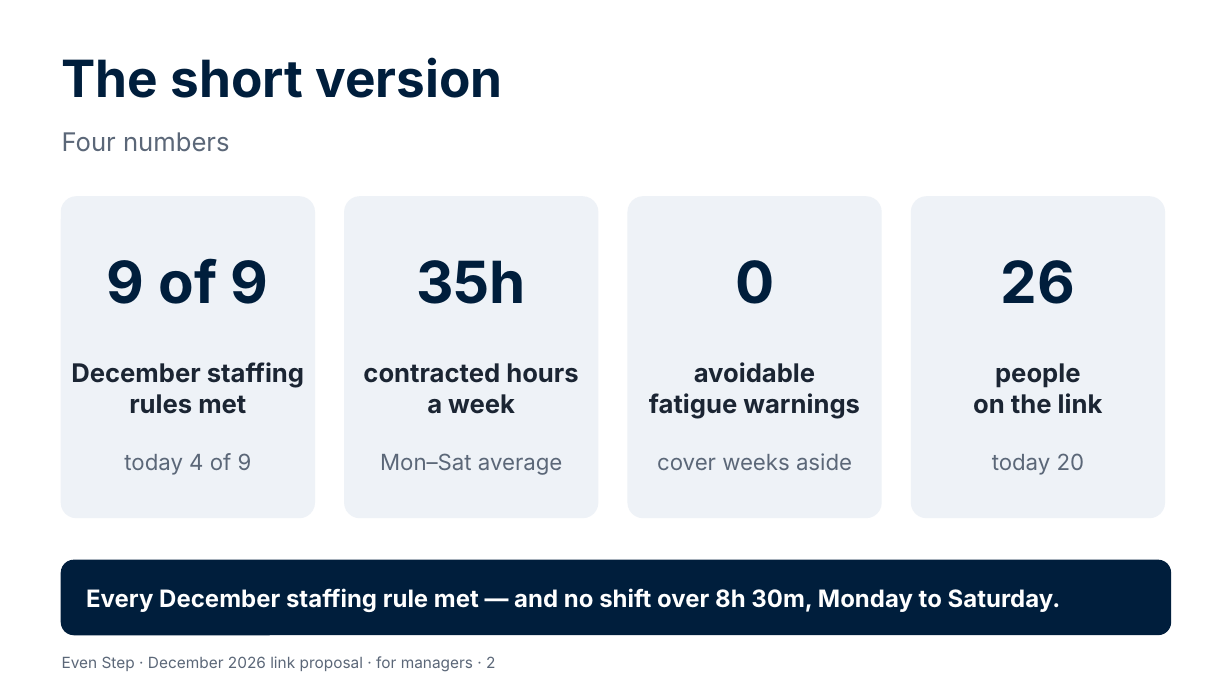
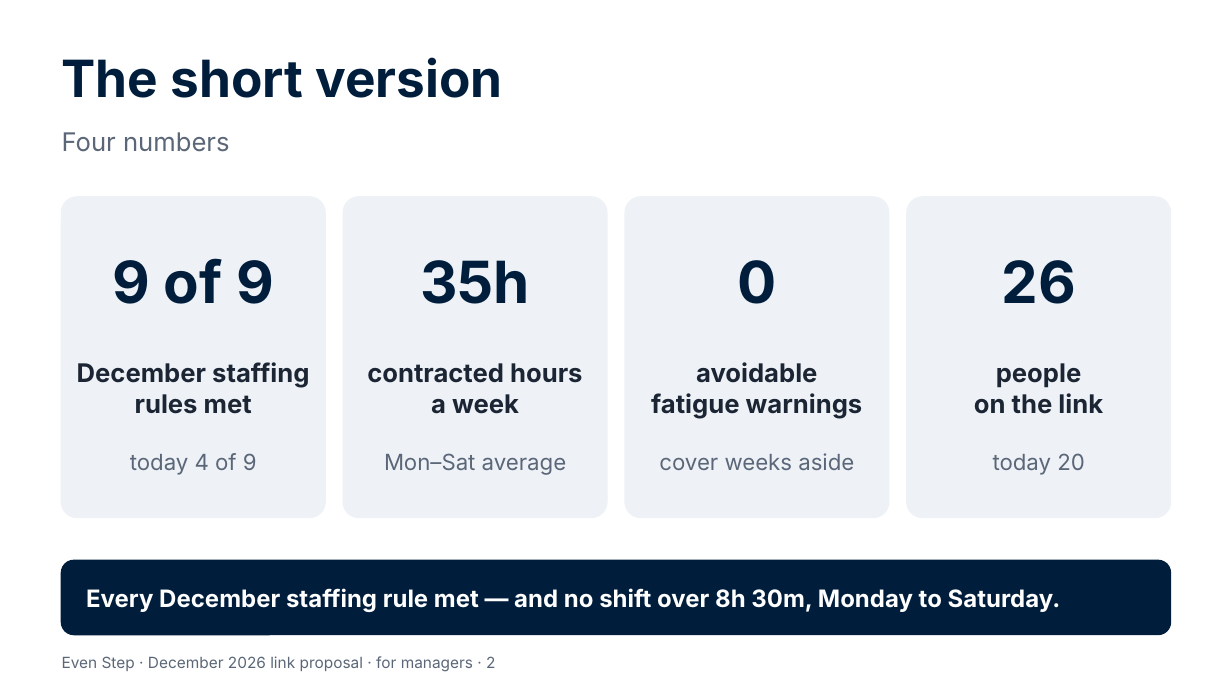
Before and after one commit to Garethdavidmiller/roster-app, a slide deck: slide 2 of docs/links-26/presentations/Even-Step-for-managers.pptx. Drawn at 1232x693 pixels with LibreOffice and Linux fonts; fonts in the diff are those of the drawing. Boxes give left, top, right and bottom in pixels: in the first picture for what was removed or moved away, otherwise in the second. Text is boxed around its words. In the diff, an @@ line names an element or a change of style, - is before the commit and + after.

```diff
--- a/docs/links-26/presentations/Even-Step-for-managers.pptx
+++ b/docs/links-26/presentations/Even-Step-for-managers.pptx
@@ rounded rectangle: place and size @@
-rounded rectangle at (62, 197, 314, 517)
+rounded rectangle at (62, 197, 325, 517)
@@ rounded rectangle: place and size @@
-rounded rectangle at (345, 197, 598, 517)
+rounded rectangle at (344, 197, 607, 517)
@@ rounded rectangle: place and size @@
-rounded rectangle at (628, 197, 881, 517)
+rounded rectangle at (626, 197, 890, 517)
@@ rounded rectangle: place and size @@
-rounded rectangle at (912, 197, 1164, 517)
+rounded rectangle at (907, 197, 1170, 517)
@@ text "9 of 9": place and size @@
-text "9 of 9" at (107, 258, 269, 304)
+text "9 of 9" at (112, 258, 274, 304)
@@ text "35h": place and size @@
-text "35h" at (416, 260, 526, 304)
+text "35h" at (420, 260, 530, 304)
@@ text "December staffing rules met": place and size @@
-text "December staffing rules met" at (71, 362, 304, 414)
+text "December staffing rules met" at (77, 362, 309, 414)
@@ text "contracted hours a week": place and size @@
-text "contracted hours a week" at (363, 363, 578, 414)
+text "contracted hours a week" at (367, 363, 582, 414)
@@ text "today 4 of 9": place and size @@
-text "today 4 of 9" at (124, 453, 252, 475)
+text "today 4 of 9" at (130, 453, 257, 475)
@@ text "Mon–Sat average": place and size @@
-text "Mon–Sat average" at (380, 453, 562, 475)
+text "Mon–Sat average" at (384, 453, 566, 475)
```
Also in this commit, not shown: 3 other slides changed, 38 other files.
